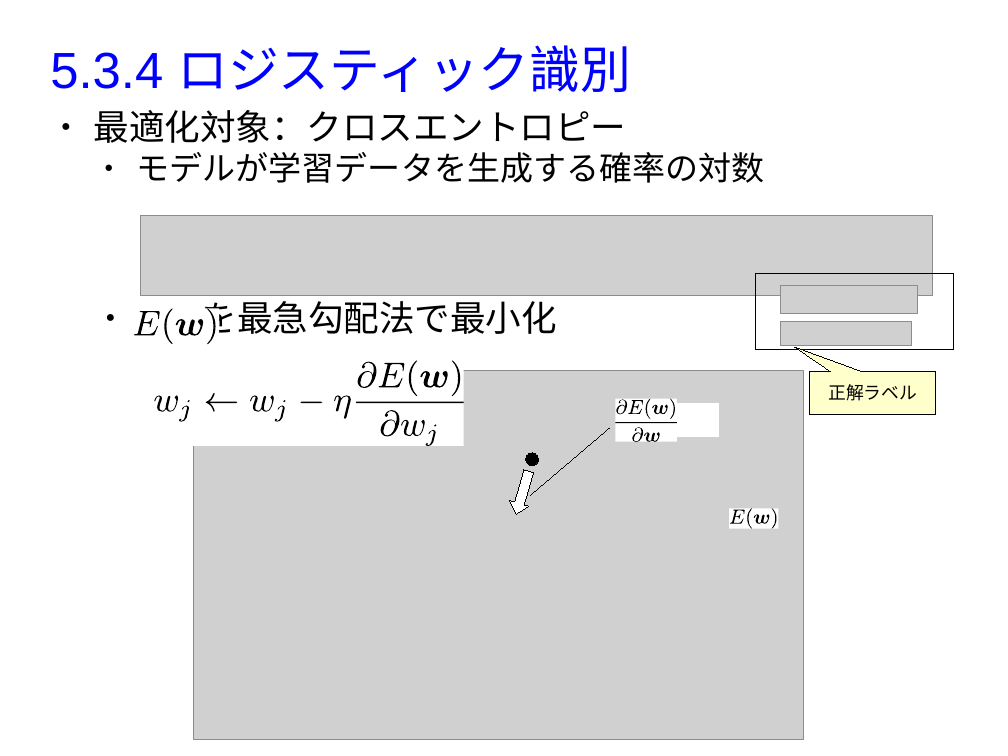
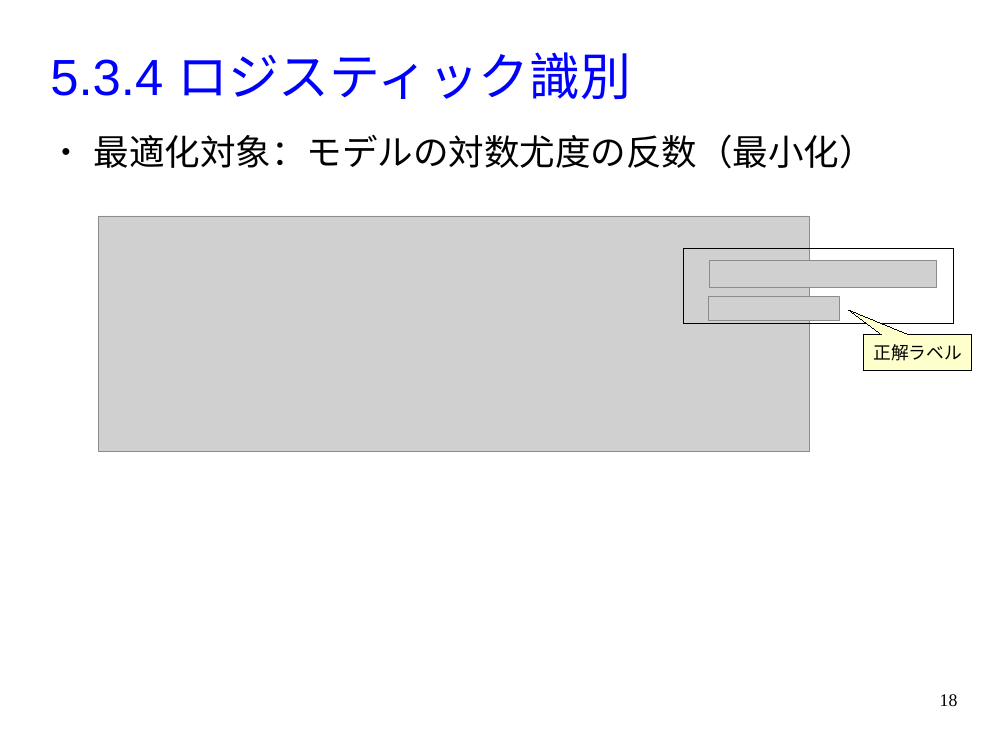
Before and after one commit to MasahiroAraki/MachineLearning, a slide deck: slide 18 of slides/chap05.odp (slide 12 before the commit). Drawn at 1008x756 pixels with LibreOffice and Linux fonts; fonts in the diff are those of the drawing; grey boxes stand for pictures. Boxes give left, top, right and bottom in pixels: in the first picture for what was removed or moved away, otherwise in the second. Text is boxed around its words. In the diff, an @@ line names an element or a change of style, - is before the commit and + after.

```diff
--- a/slides/chap05.odp
+++ b/slides/chap05.odp
@@ title "5.3.4 ロジスティック識別": place and size @@
-title "5.3.4 ロジスティック識別" at box(50, 45, 631, 92)
+title "5.3.4 ロジスティック識別" at box(50, 52, 631, 99)
@@ text at box(94, 134, 875, 169): text changed; size 26 to 28 pt @@
-● 最適化対象：クロスエントロピー
-  ● モデルが学習データを生成する確率の対数
+● 最適化対象：モデルの対数尤度の反数（最小化）
@@ picture: place and size @@
-picture at box(141, 216, 933, 295)
+picture at box(99, 216, 810, 451)
@@ rectangle: place and size @@
-rectangle at box(756, 273, 955, 349)
+rectangle at box(684, 249, 954, 325)
@@ picture: place and size @@
-picture at box(781, 285, 918, 313)
+picture at box(709, 261, 937, 288)
@@ text removed at box(202, 295, 557, 341) @@
-  ● を最急勾配法で最小化
@@ picture: place and size @@
-picture at box(781, 322, 912, 346)
+picture at box(709, 296, 840, 320)
@@ group removed at box(133, 308, 220, 344): 5 freeform shapes @@
@@ speech box "正解ラベル": place and size @@
-speech box "正解ラベル" at box(810, 371, 937, 413)
+speech box "正解ラベル" at box(864, 335, 972, 370)
@@ speech box "正解ラベル" at box(864, 335, 972, 370): proportions changed @@
@@ picture removed at box(194, 370, 804, 739) @@
@@ rectangle removed at box(617, 403, 719, 436) @@
@@ group removed at box(154, 360, 465, 446): 17 freeform shapes @@
@@ line removed from (531, 495) to (609, 428) @@
@@ group removed at box(616, 399, 677, 442): 9 freeform shapes @@
@@ down arrow removed at box(507, 468, 539, 517) @@
@@ ellipse removed at box(526, 453, 539, 466) @@
@@ group removed at box(729, 509, 778, 529): 5 freeform shapes @@
@@ page number added at box(940, 694, 958, 706), 14 pt, text #000000 @@
+18
```
Also in this commit, not shown: 10 other slides changed, 11 slides added, 5 slides removed, 30 other files.
